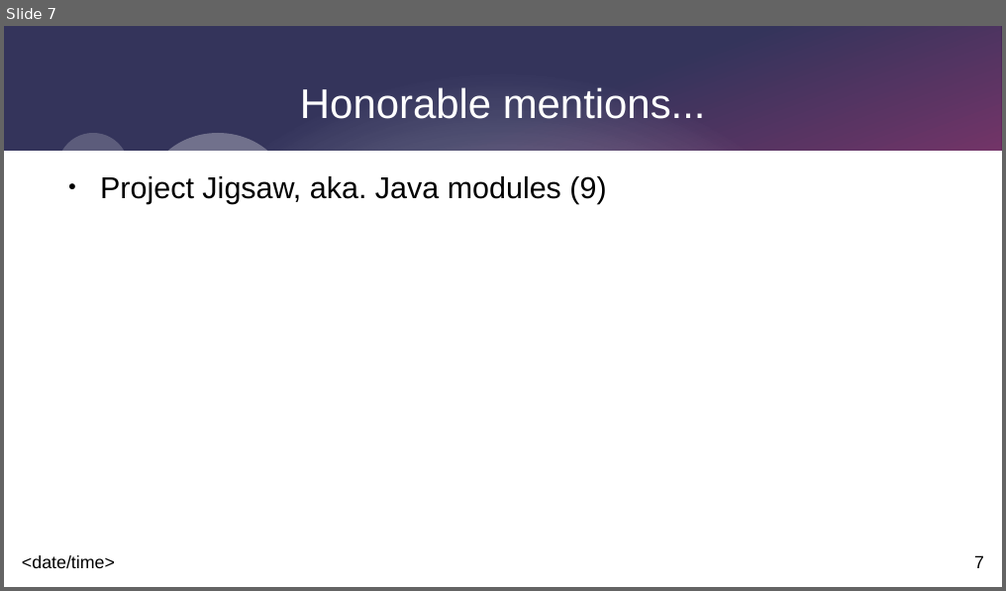
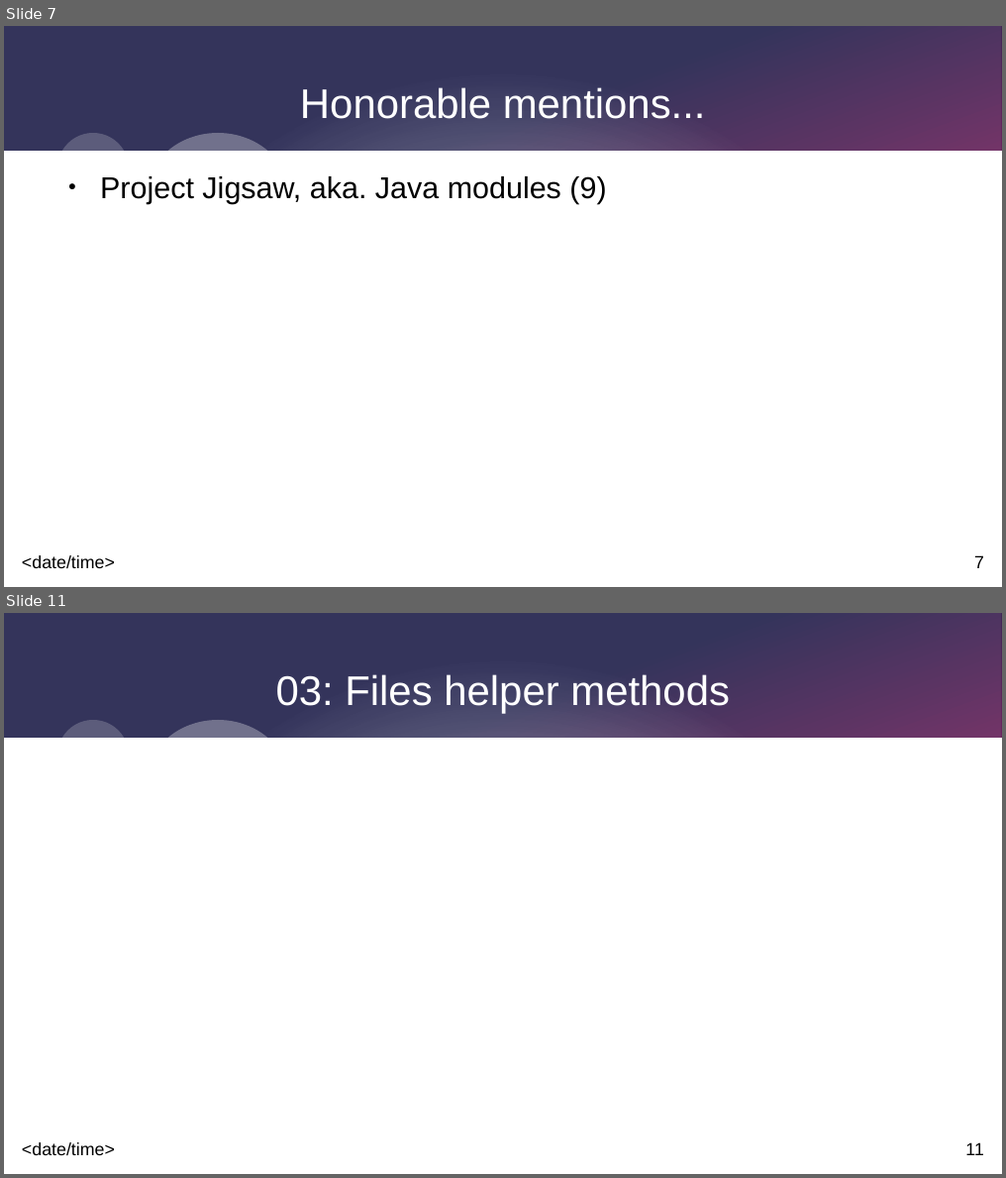
Before and after one commit to johnnyegel/Talk_JavaLatestAndGreatest, a slide deck: Presentation/JavaLatestAndGreatest.odp. Shown one above the other, each under a label of ours: slide 7 before the commit, slides 7 and 11 after it; the slides between them are not shown. The pictures are 1006x591 and 1006x1178 pixels, drawn with LibreOffice and Linux fonts; fonts in the diff are those of the drawing. Boxes give left, top, right and bottom in pixels: in the first picture for what was removed or moved away, otherwise in the second. Text is boxed around its words. In the diff, an @@ line names an element or a change of style, - is before the commit and + after.

```diff
--- a/Presentation/JavaLatestAndGreatest.odp
+++ b/Presentation/JavaLatestAndGreatest.odp
@@ slide 11 added at bbox=[4, 613, 1002, 1174], background #FFFFFF; not listed: 9 template elements that a slide beside it also shows @@
@@ title added at bbox=[276, 674, 730, 713], 33 pt, text #FFFFFF @@
+03: Files helper methods
```
Also in this commit, not shown: 4 slides changed, 1 other slide added, 6 other files.
